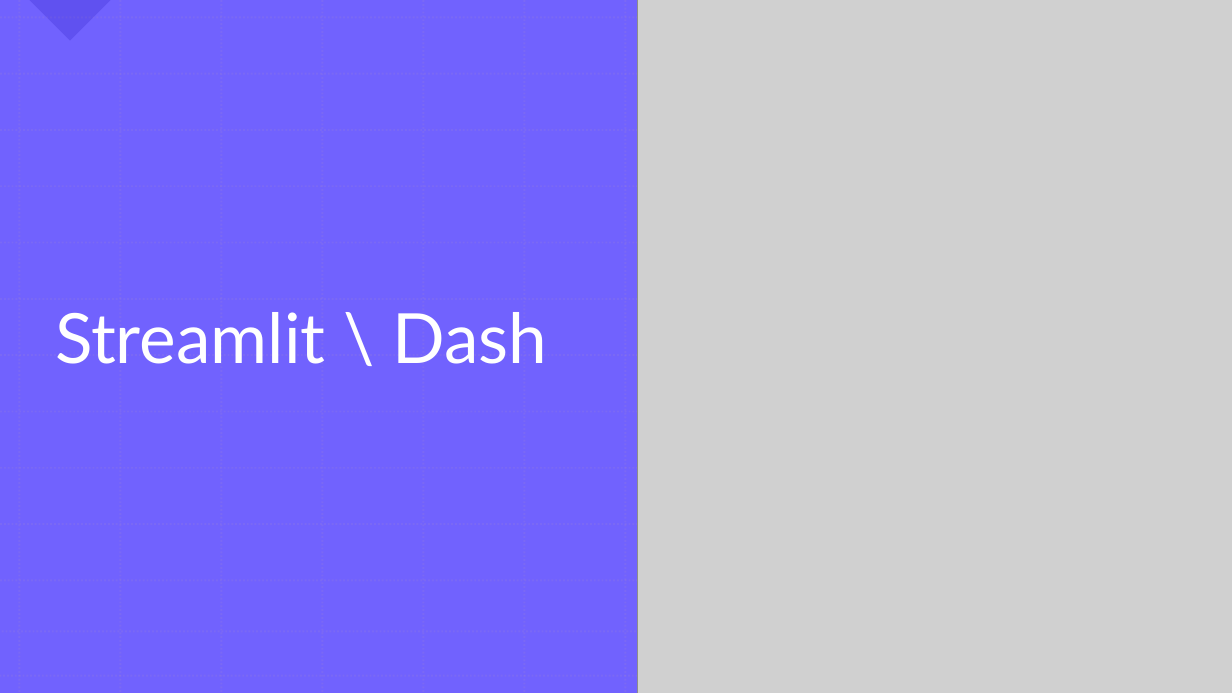
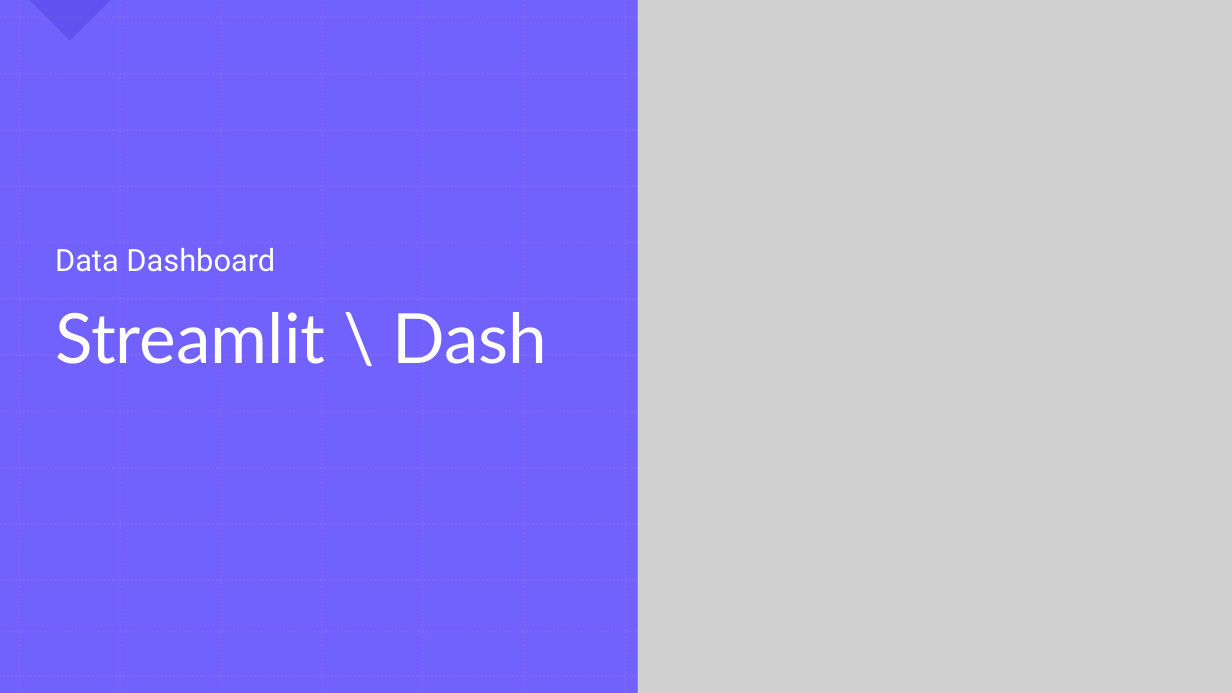
Before and after one commit to Soplicow/streamlit-dash, a slide deck: slide 1 of Dash-Streamlit_Presentation.pptx. Drawn at 1232x693 pixels with LibreOffice and Linux fonts; fonts in the diff are those of the drawing; grey boxes stand for pictures. Boxes give left, top, right and bottom in pixels: in the first picture for what was removed or moved away, otherwise in the second. Text is boxed around its words. In the diff, an @@ line names an element or a change of style, - is before the commit and + after.

```diff
--- a/Dash-Streamlit_Presentation.pptx
+++ b/Dash-Streamlit_Presentation.pptx
@@ subtitle added at bbox=[55, 248, 275, 272], 24 pt, text #FFFFFF @@
+Data Dashboard
```
Also in this commit, not shown: 7 other files.
